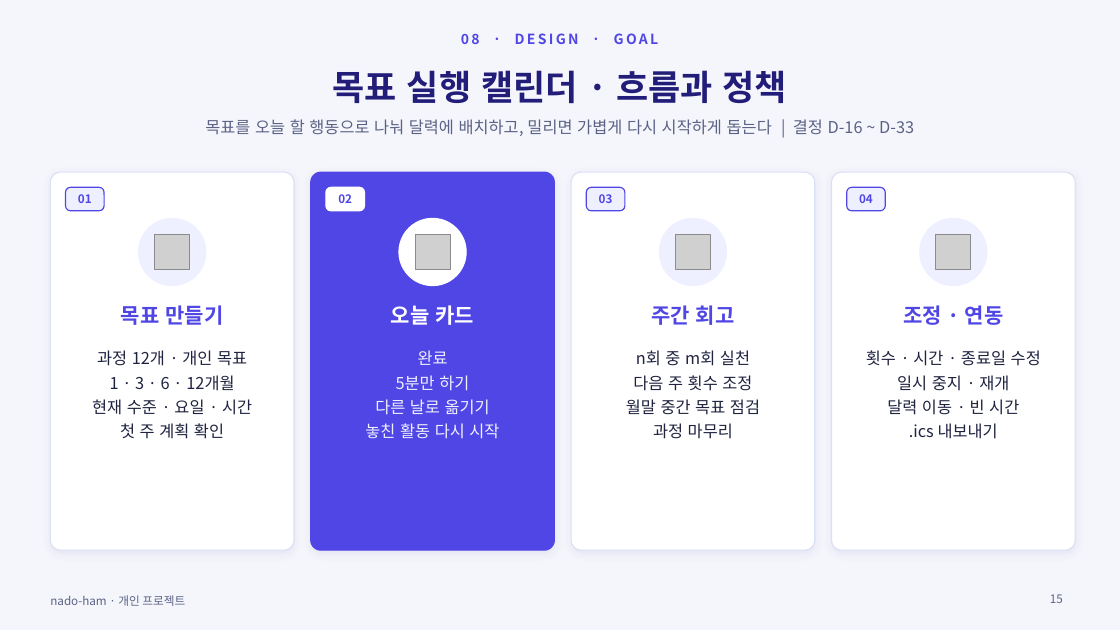
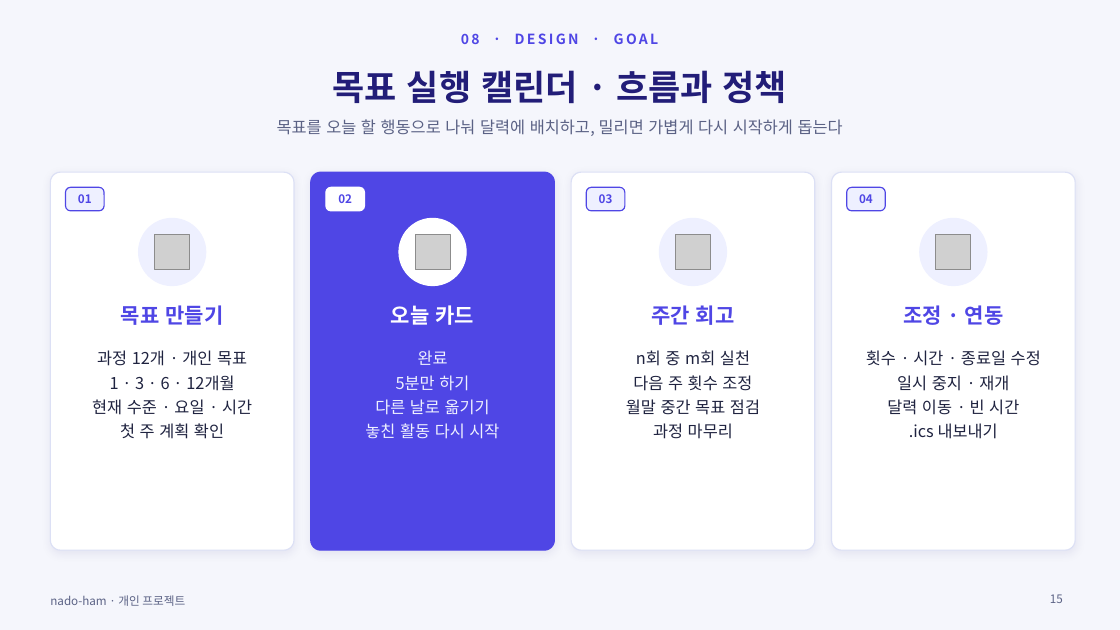
Before and after one commit to ho8566z/nado-ham_word, a slide deck: slide 15 of ppt_output/nado_ham.pptx. Drawn at 1120x630 pixels with LibreOffice and Linux fonts; fonts in the diff are those of the drawing; grey boxes stand for pictures. Boxes give left, top, right and bottom in pixels: in the first picture for what was removed or moved away, otherwise in the second. Text is boxed around its words. In the diff, an @@ line names an element or a change of style, - is before the commit and + after.

```diff
--- a/ppt_output/nado_ham.pptx
+++ b/ppt_output/nado_ham.pptx
@@ text at [277,119,843,136]: text changed @@
-목표를 오늘 할 행동으로 나눠 달력에 배치하고, 밀리면 가볍게 다시 시작하게 돕는다 | 결정 D-16 ~ D-33
+목표를 오늘 할 행동으로 나눠 달력에 배치하고, 밀리면 가볍게 다시 시작하게 돕는다
```
Also in this commit, not shown: 15 other slides changed, 34 other files.
